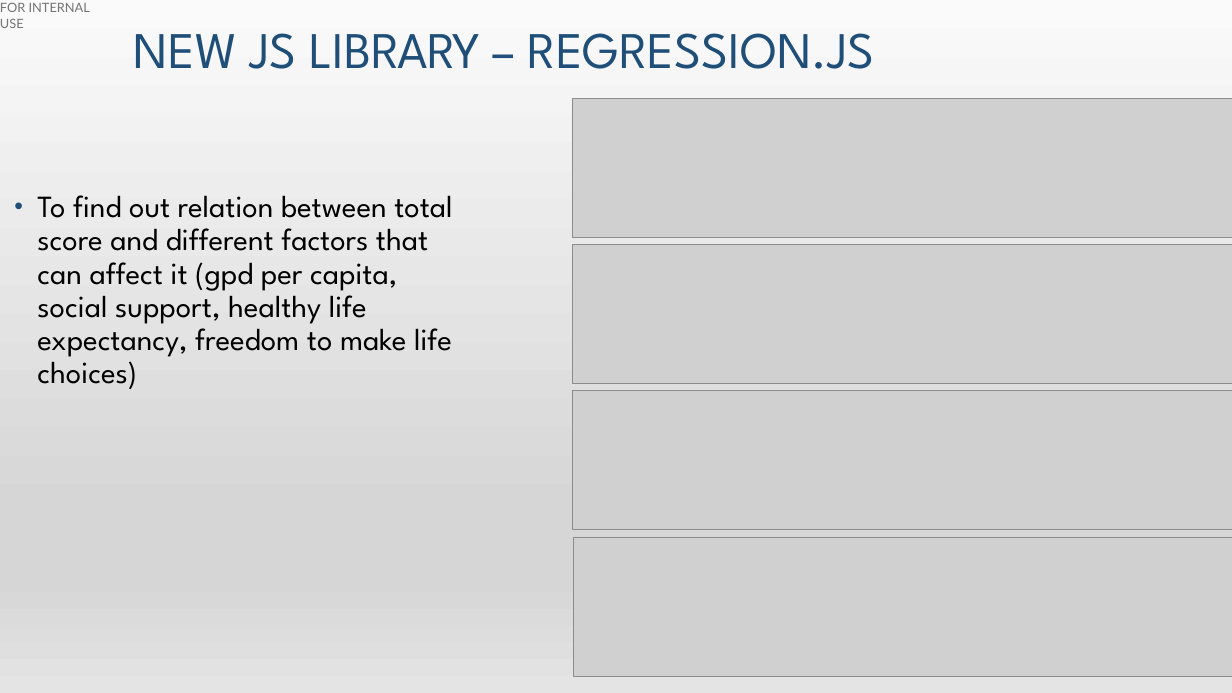
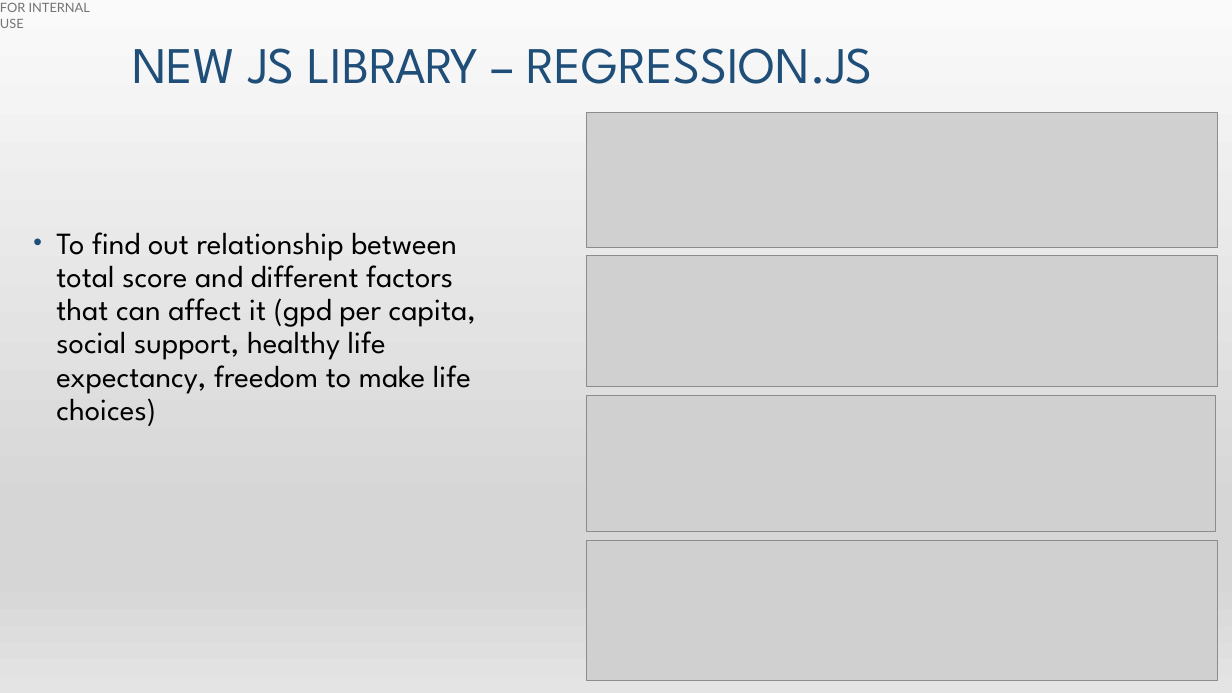
Before and after one commit to SNNandhini/Project-3-World_Happiness, a slide deck: slide 9 of Project Documents/World_happiness_presentation.pptx. Drawn at 1232x693 pixels with LibreOffice and Linux fonts; fonts in the diff are those of the drawing; grey boxes stand for pictures. Boxes give left, top, right and bottom in pixels: in the first picture for what was removed or moved away, otherwise in the second. Text is boxed around its words. In the diff, an @@ line names an element or a change of style, - is before the commit and + after.

```diff
--- a/Project Documents/World_happiness_presentation.pptx
+++ b/Project Documents/World_happiness_presentation.pptx
@@ title "NEW JS LIBRARY – REGRESSION.JS": place and size @@
-title "NEW JS LIBRARY – REGRESSION.JS" at box(134, 33, 875, 69)
+title "NEW JS LIBRARY – REGRESSION.JS" at box(132, 48, 873, 84)
@@ picture: place and size @@
-picture at box(573, 98, 1232, 237)
+picture at box(587, 113, 1218, 248)
@@ text at box(56, 232, 476, 426): text changed @@
-• To find out relation between total score and different factors that can affect it (gpd per capita, social support, healthy life expectancy, freedom to make life choices)
+• To find out relationship between total score and different factors that can affect it (gpd per capita, social support, healthy life expectancy, freedom to make life choices)
@@ picture: place and size @@
-picture at box(572, 244, 1232, 384)
+picture at box(587, 256, 1218, 387)
@@ picture: place and size @@
-picture at box(572, 390, 1232, 530)
+picture at box(587, 396, 1215, 532)
@@ picture: place and size @@
-picture at box(573, 538, 1232, 677)
+picture at box(587, 541, 1218, 680)
```
Also in this commit, not shown: 3 other slides changed, 1 other file.
